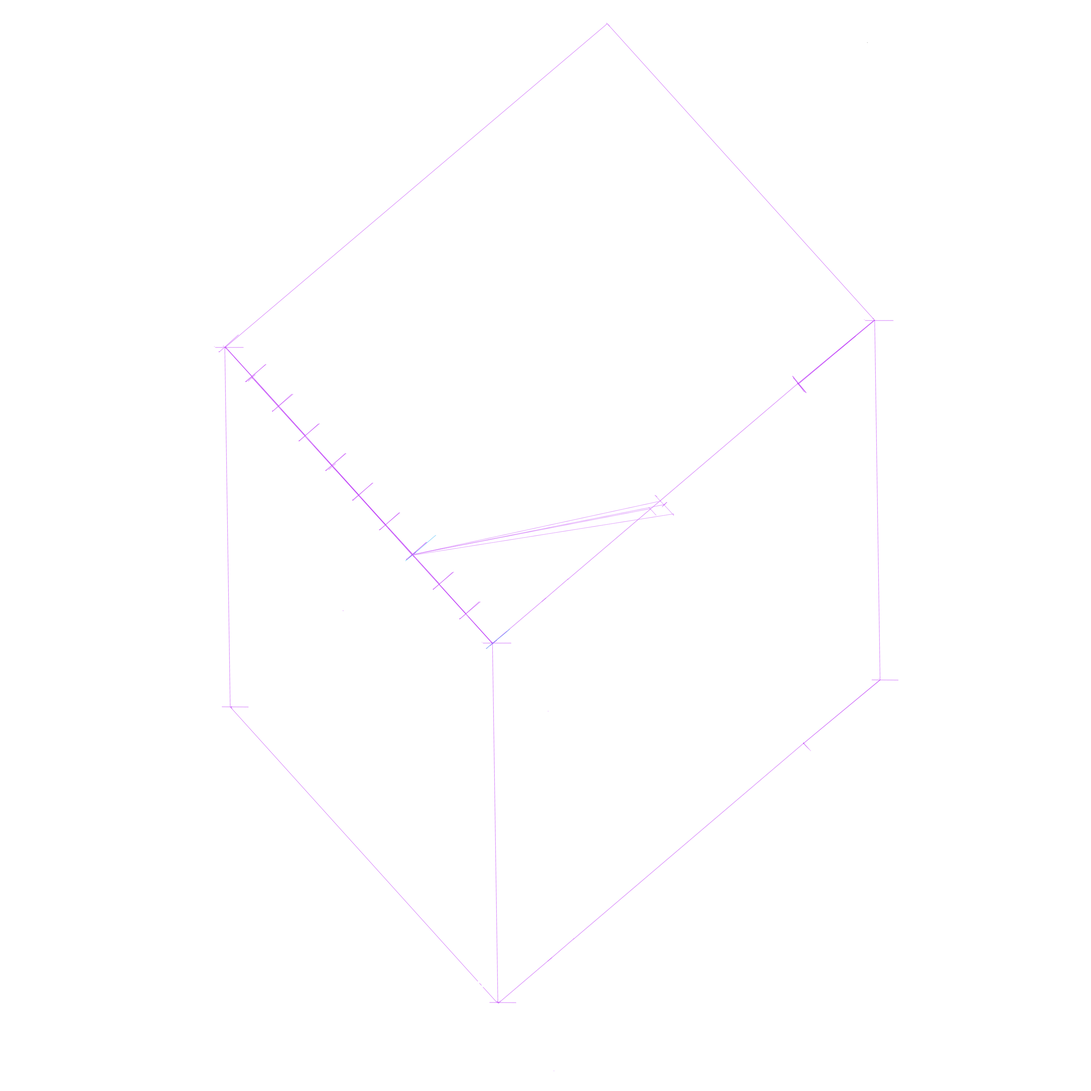
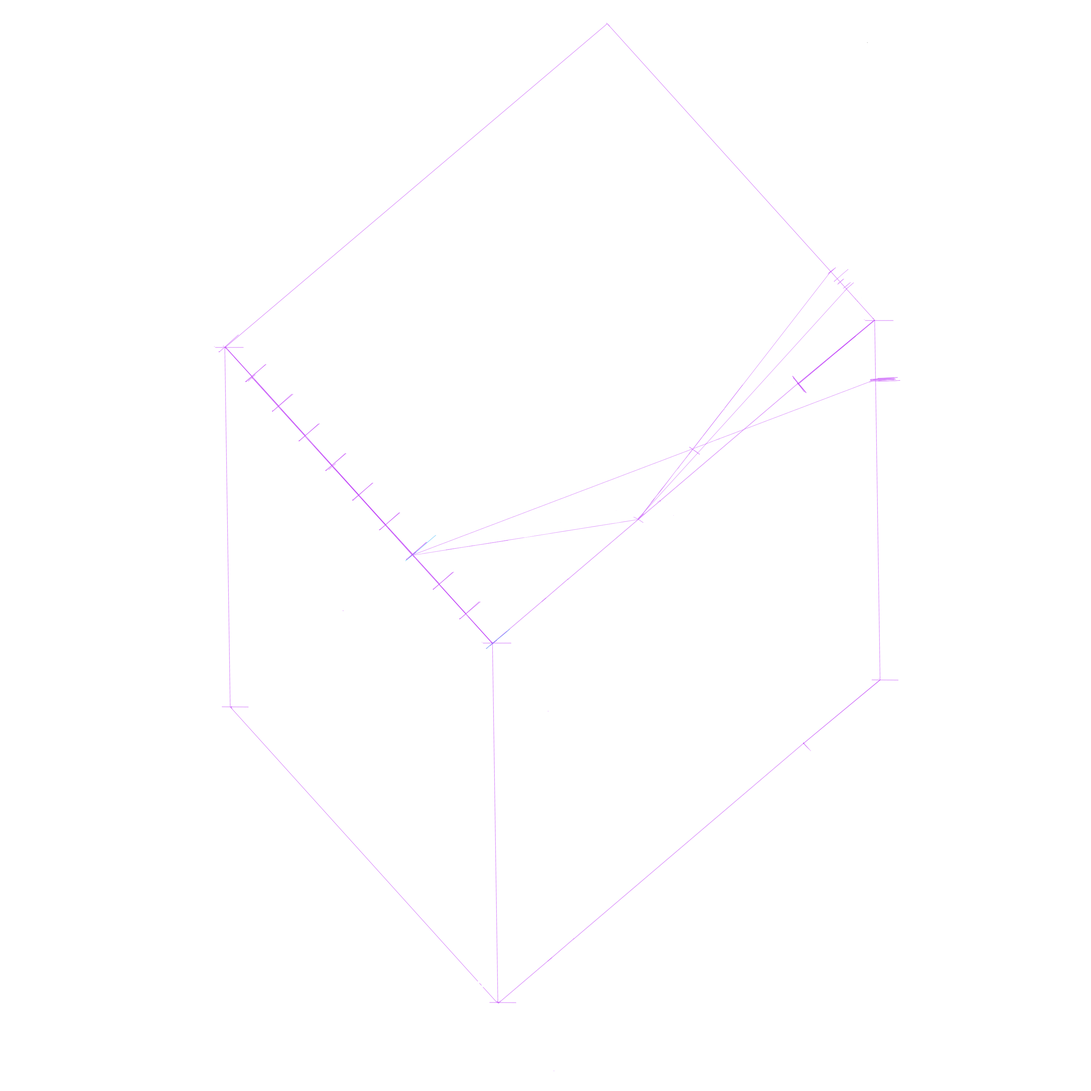
Comparing the layer stacks of the two 1091×1091 images. Changes:
added layer "Layer 9" above "Layer 7" over [637, 269, 855, 520]
added layer "Layer 7" above "Layer 2" over [411, 265, 901, 556]
painted on "Layer 2" over [412, 495, 675, 556]
